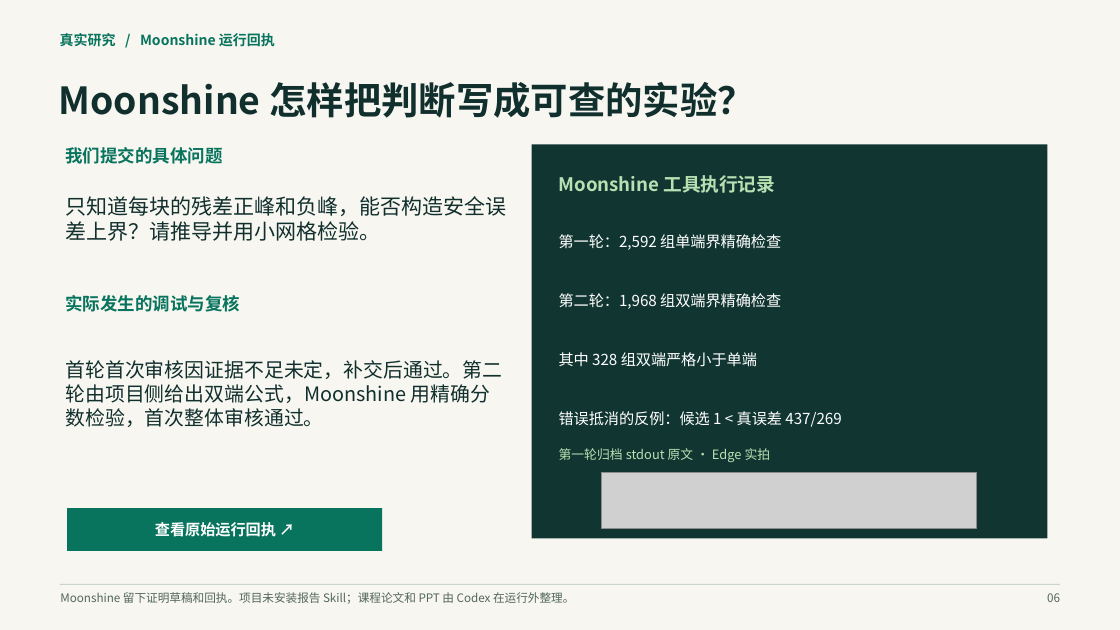
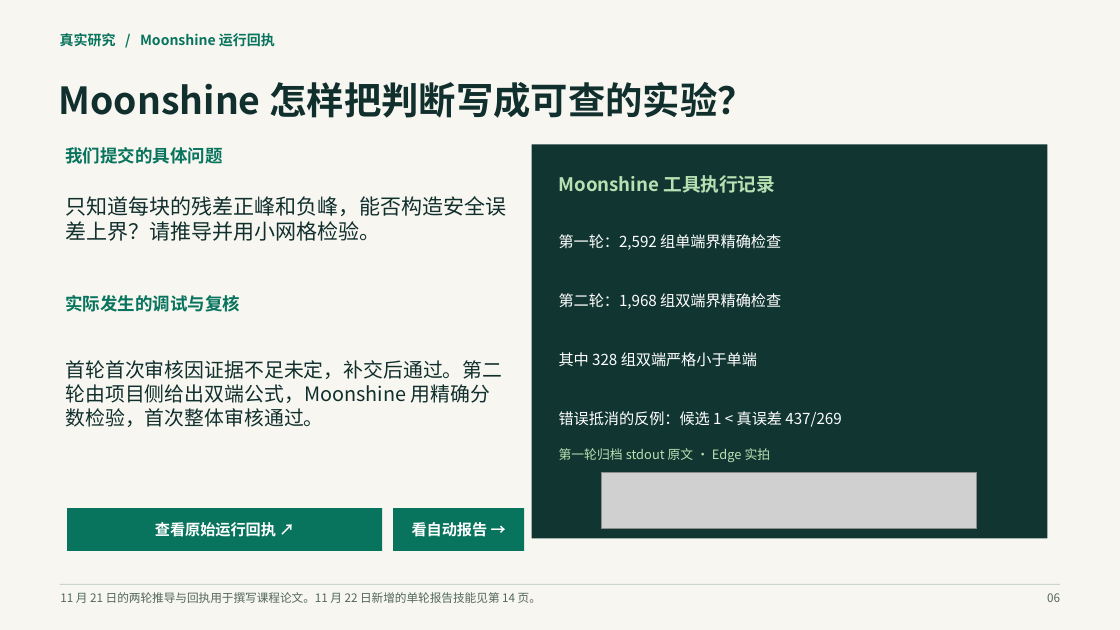
Before and after one commit to orgyuanbao/MoonshineThermalLab, a slide deck: slide 6 of MoonshineThermalLab/classroom/Moonshine热仿真课堂汇报.pptx. Drawn at 1120x630 pixels with LibreOffice and Linux fonts; fonts in the diff are those of the drawing; grey boxes stand for pictures. Boxes give left, top, right and bottom in pixels: in the first picture for what was removed or moved away, otherwise in the second. Text is boxed around its words. In the diff, an @@ line names an element or a change of style, - is before the commit and + after.

Commit message:
Generate evidence-linked LaTeX reports after Moonshine research rounds

```diff
--- a/MoonshineThermalLab/classroom/Moonshine热仿真课堂汇报.pptx
+++ b/MoonshineThermalLab/classroom/Moonshine热仿真课堂汇报.pptx
@@ rectangle added at [393,508,524,551], fill #08745E @@
@@ text added at [412,522,488,537], 13 pt, text #FFFFFF, bold @@
+看自动报告 →
@@ text at [60,592,541,603]: text changed @@
-Moonshine 留下证明草稿和回执。项目未安装报告 Skill；课程论文和 PPT 由 Codex 在运行外整理。
+11 月 21 日的两轮推导与回执用于撰写课程论文。11 月 22 日新增的单轮报告技能见第 14 页。
```
Also in this commit, not shown: 1 slide added, 36 other files.
